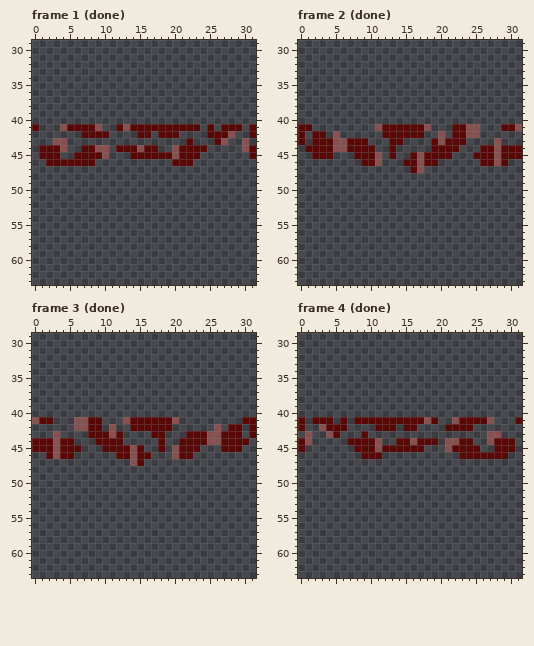
File history of a pixel-art file, Assets/Prototyping/Stone_Floor.aseprite. The picture above is the old version.
32x64 pixels, 9 frames. Shown: frame 1 (done): x 0..31, y 29..63; frame 2 (done): x 0..31, y 29..63; frame 3 (done): x 0..31, y 29..63; frame 4 (done): x 0..31, y 29..63. The commit also changed other frames, which this record leaves out.
The same view after the edit:
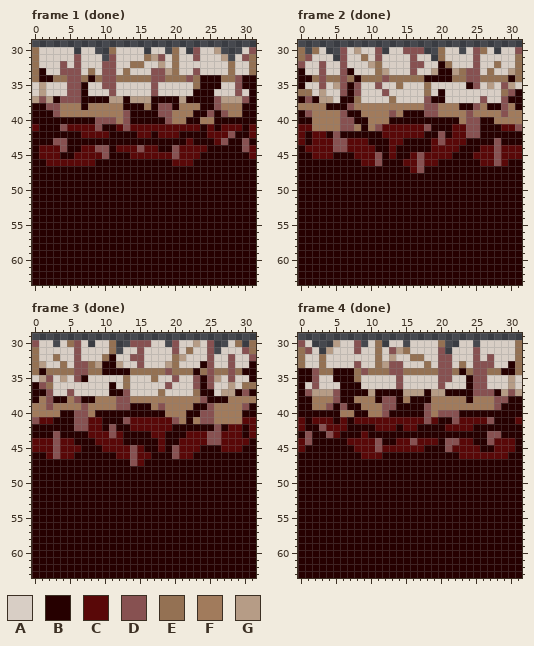
Palette (. is transparent): A #d8cec5  B #260000  C #590808  D #875151  E #947153  F #a17b5c  G #b69c86
The exact change:
layer "Layer 5" now shown
layer "Layer 3" now shown
layer "Layer 1" now shown
Changed rows in their new state; - is an unchanged pixel.
Frame 1 (done), layers "Layer 1", "Layer 3", "Layer 5":
first column x 0:
30 EAAAAA-AA--EAAAA-AA-EA-DAAG---AD
31 EAAAAADAAA-DAAAAEGDAEAADAAAG-ADE
32 EAAADADAAADDAAEEAAGAEAAAAAAAEAAE
33 EBAADDDAEADDAEAAADDGEAADAAAAEAAE
34 EBBEEDDEBEDDEEEEEDDEEEDEBBBEEDBB
35 AGAAADDBAADDAAAAADAAAAAEBBBAADBB
36 AGAAADDBAAADAAAAADAAAAABBBAAADAB
37 GDGBDDDBBBBGGBGGGBBBBGBBBBDGGGDB
38 BBDDFFFBFFFFFBBBFBDDBFFFBBDFFFBB
39 BBBDFFFFFFFFFDBBBBDDFFFBBDBDFFBB
40 BBBBBBBBBDDDFDBBBBBDFFBBFFBBBBBB
41 -BBB------BB------------B-B---B-
42 BBBBBBB----BBBB--B---BBBB----BB-
43 BBB--BBBBBBBBBBBBBBBBB-BBB--BB-B
44 B----BB----B------BB-----BBBBB--
45 B---BB-----BBB----------BBBBBBB-
46 BB-------BBBBBBBBBBB---BBBBBBBBB
47 BBBBBBBBBBBBBBBBBBBBBBBBBBBBBBBB
48 BBBBBBBBBBBBBBBBBBBBBBBBBBBBBBBB
49 BBBBBBBBBBBBBBBBBBBBBBBBBBBBBBBB
50 BBBBBBBBBBBBBBBBBBBBBBBBBBBBBBBB
51 BBBBBBBBBBBBBBBBBBBBBBBBBBBBBBBB
52 BBBBBBBBBBBBBBBBBBBBBBBBBBBBBBBB
53 BBBBBBBBBBBBBBBBBBBBBBBBBBBBBBBB
54 BBBBBBBBBBBBBBBBBBBBBBBBBBBBBBBB
55 BBBBBBBBBBBBBBBBBBBBBBBBBBBBBBBB
56 BBBBBBBBBBBBBBBBBBBBBBBBBBBBBBBB
57 BBBBBBBBBBBBBBBBBBBBBBBBBBBBBBBB
58 BBBBBBBBBBBBBBBBBBBBBBBBBBBBBBBB
59 BBBBBBBBBBBBBBBBBBBBBBBBBBBBBBBB
60 BBBBBBBBBBBBBBBBBBBBBBBBBBBBBBBB
61 BBBBBBBBBBBBBBBBBBBBBBBBBBBBBBBB
62 BBBBBBBBBBBBBBBBBBBBBBBBBBBBBBBB
63 BBBBBBBBBBBBBBBBBBBBBBBBBBBBBBBB
Frame 2 (done), layers "Layer 1", "Layer 3", "Layer 5":
first column x 0:
30 E-EA--DAGAAD-AADDD--EAA-ADEA-AAD
31 EDAAA-DAAEADAAAADAA-EAAAADAAAAAE
32 DAADAADAAAGEAAAADDAABEAAADAAEAAE
33 BAADAADBAAAEGAAADAAGBBGEDDAEAAGE
34 BBEDEEDEBEEEDEEEEEBBBBEEDDEEEEBE
35 BAADAGDBDAADAAEAAAEAAAAABDAGADGA
36 EEAGAADBDAAADAAAAAEABAAAAAAAAEDB
37 BDBGGABBEAAAAEAAAADBBAAAAADAADBB
38 FFFFBBBDFFFFFFFFFFDDFFFBBDFBBDFB
39 BDFFFFDBBFFFFDFBBBDDFFFFDFFFFDFF
40 BBFFFFDDBBFFFBBBBBBBBBBFDDBBFFFF
41 --FFFFDDFBF--------BBB----BBB---
42 -B--B-BBBBBB------BB-B----BBBBBB
43 -B--------BBB--BBBB-----BBBB-BBB
44 B----------BB-BBBBB----BBB------
45 BB---BBB----B-BB------BBB-------
46 BBBBBBBBB---BBB-----BBBBBB----BB
47 BBBBBBBBBBBBBBBB--BBBBBBBBBBBBBB
48 BBBBBBBBBBBBBBBBBBBBBBBBBBBBBBBB
49 BBBBBBBBBBBBBBBBBBBBBBBBBBBBBBBB
50 BBBBBBBBBBBBBBBBBBBBBBBBBBBBBBBB
51 BBBBBBBBBBBBBBBBBBBBBBBBBBBBBBBB
52 BBBBBBBBBBBBBBBBBBBBBBBBBBBBBBBB
53 BBBBBBBBBBBBBBBBBBBBBBBBBBBBBBBB
54 BBBBBBBBBBBBBBBBBBBBBBBBBBBBBBBB
55 BBBBBBBBBBBBBBBBBBBBBBBBBBBBBBBB
56 BBBBBBBBBBBBBBBBBBBBBBBBBBBBBBBB
57 BBBBBBBBBBBBBBBBBBBBBBBBBBBBBBBB
58 BBBBBBBBBBBBBBBBBBBBBBBBBBBBBBBB
59 BBBBBBBBBBBBBBBBBBBBBBBBBBBBBBBB
60 BBBBBBBBBBBBBBBBBBBBBBBBBBBBBBBB
61 BBBBBBBBBBBBBBBBBBBBBBBBBBBBBBBB
62 BBBBBBBBBBBBBBBBBBBBBBBBBBBBBBBB
63 BBBBBBBBBBBBBBBBBBBBBBBBBBBBBBBB
Frame 3 (done), layers "Layer 1", "Layer 3", "Layer 5":
first column x 0:
30 DAA-AEDA-AAE--DDDAA-DAAGAD--AE-E
31 EAAAAADAAAAE-AADAAAADAEAAD-AAADE
32 EAAEAADAAAEBAADDAAAAEGAAADAADAAD
33 EGAAEADDEGBBGAADAAAGEAAABDAADAAB
34 EBEEEEDDEEBBBBEEEEEDEEEBEDEEDEBB
35 AGDAGADBAAAAAEAAAEAADAADBDGADAAB
36 BDEAAAAAAAABAEAAAAADAAADBDAAGAEE
37 BBDAADAAAAABBDAAAAEAAAAEBBAGGBDB
38 BFDBBFDBBFFFDDFFFFFFFFFFDBBBFFFF
39 FFDFFFFDFFFFDDBBBFDFFFFBBDFFFFDB
40 FFFFBBDDFBBBBBBBBBBFFFBBDDFFFFBB
41 ---BBB----BBB--------FBFDDFFFF--
42 BBBBBB----B-BB------BBBBBB-B--B-
43 BBB-BBBB-----BBBB--BBB--------B-
44 ------BBB----BBBBB-BB----------B
45 -------BBB------BB-B----BBB---BB
46 BB----BBBBBB-----BBB---BBBBBBBBB
47 BBBBBBBBBBBBBB--BBBBBBBBBBBBBBBB
48 BBBBBBBBBBBBBBBBBBBBBBBBBBBBBBBB
49 BBBBBBBBBBBBBBBBBBBBBBBBBBBBBBBB
50 BBBBBBBBBBBBBBBBBBBBBBBBBBBBBBBB
51 BBBBBBBBBBBBBBBBBBBBBBBBBBBBBBBB
52 BBBBBBBBBBBBBBBBBBBBBBBBBBBBBBBB
53 BBBBBBBBBBBBBBBBBBBBBBBBBBBBBBBB
54 BBBBBBBBBBBBBBBBBBBBBBBBBBBBBBBB
55 BBBBBBBBBBBBBBBBBBBBBBBBBBBBBBBB
56 BBBBBBBBBBBBBBBBBBBBBBBBBBBBBBBB
57 BBBBBBBBBBBBBBBBBBBBBBBBBBBBBBBB
58 BBBBBBBBBBBBBBBBBBBBBBBBBBBBBBBB
59 BBBBBBBBBBBBBBBBBBBBBBBBBBBBBBBB
60 BBBBBBBBBBBBBBBBBBBBBBBBBBBBBBBB
61 BBBBBBBBBBBBBBBBBBBBBBBBBBBBBBBB
62 BBBBBBBBBBBBBBBBBBBBBBBBBBBBBBBB
63 BBBBBBBBBBBBBBBBBBBBBBBBBBBBBBBB
Frame 4 (done), layers "Layer 1", "Layer 3", "Layer 5":
first column x 0:
30 DA---GAAD-AE-AA-AAAAE--AA-AAAAAE
31 EDA-GAAADAAEADGEAAAAD-AAADAAAAAE
32 EAAEAAAAAAAEAGAAEEAADDAAADADAAAE
33 EAAEAAAADAAEGDDAAAEADDAEADDDAABE
34 BBDEEBBBEDEEEDDEEEEEDDEBEDDEEBBE
35 BBDAABBBEAAAAADAAAAADDAABDDAAAGA
36 BADAAABBBAAAAADAAAAADAAABDDAAAGA
37 BDGGGDBBBBGBBBBGGGBGGBBBBDDDBGDG
38 BBFFFDBBFFFBDDBFBBBFFFFFBFFFDDBB
39 BBFFDBDBBFFFDDBBBBDFFFFFFFFFDBBB
40 BBBBBBFFBBFFDBBBBBDFDDDBBBBBBBBB
41 -B---B-B------------BB------BBB-
42 -BB----BBBB---B--BBBB----BBBBBBB
43 B-BB--BBB-BBBBBBBBBBBBBBBBB--BBB
44 --BBBBB-----BB------B----BB----B
45 -BBBBBBB----------BBB-----BB---B
46 BBBBBBBBB---BBBBBBBBBBB-------BB
47 BBBBBBBBBBBBBBBBBBBBBBBBBBBBBBBB
48 BBBBBBBBBBBBBBBBBBBBBBBBBBBBBBBB
49 BBBBBBBBBBBBBBBBBBBBBBBBBBBBBBBB
50 BBBBBBBBBBBBBBBBBBBBBBBBBBBBBBBB
51 BBBBBBBBBBBBBBBBBBBBBBBBBBBBBBBB
52 BBBBBBBBBBBBBBBBBBBBBBBBBBBBBBBB
53 BBBBBBBBBBBBBBBBBBBBBBBBBBBBBBBB
54 BBBBBBBBBBBBBBBBBBBBBBBBBBBBBBBB
55 BBBBBBBBBBBBBBBBBBBBBBBBBBBBBBBB
56 BBBBBBBBBBBBBBBBBBBBBBBBBBBBBBBB
57 BBBBBBBBBBBBBBBBBBBBBBBBBBBBBBBB
58 BBBBBBBBBBBBBBBBBBBBBBBBBBBBBBBB
59 BBBBBBBBBBBBBBBBBBBBBBBBBBBBBBBB
60 BBBBBBBBBBBBBBBBBBBBBBBBBBBBBBBB
61 BBBBBBBBBBBBBBBBBBBBBBBBBBBBBBBB
62 BBBBBBBBBBBBBBBBBBBBBBBBBBBBBBBB
63 BBBBBBBBBBBBBBBBBBBBBBBBBBBBBBBB
